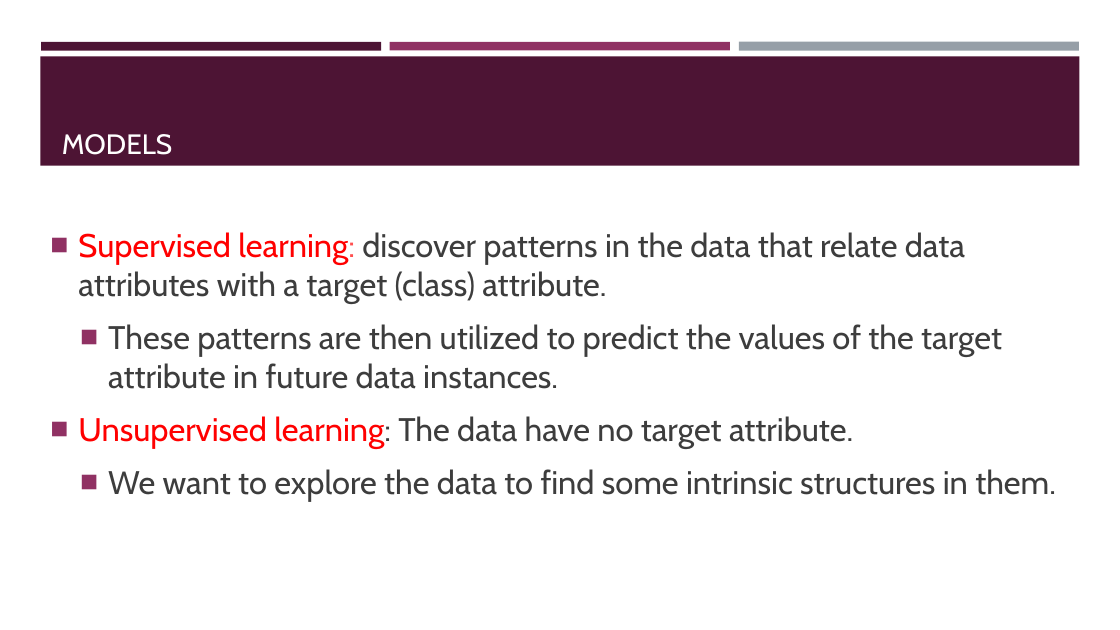
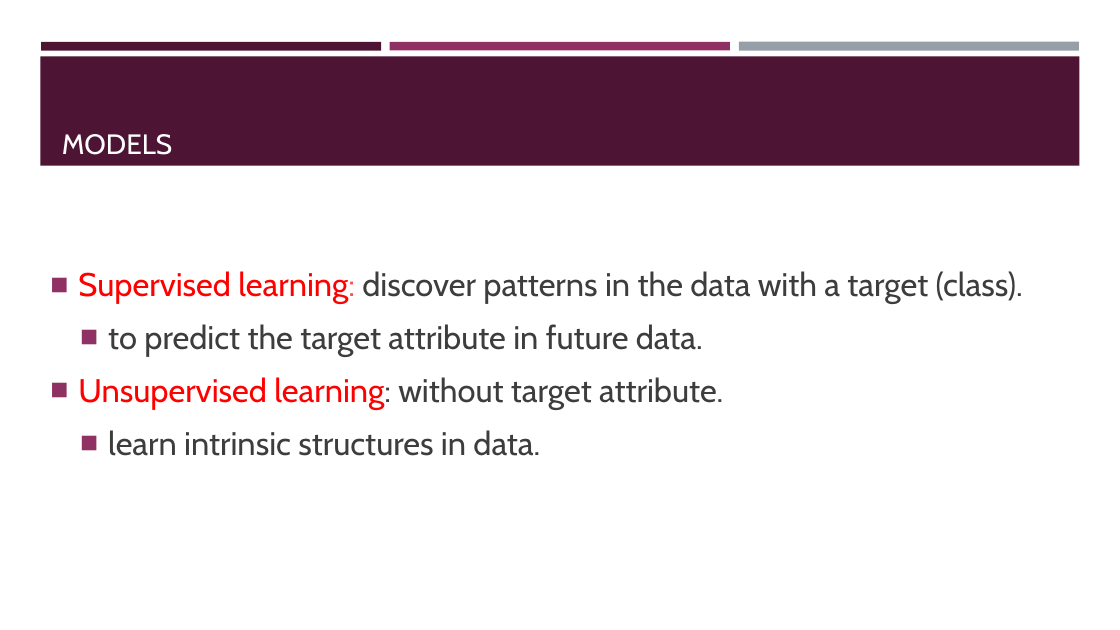
Before and after one commit to BeiyuLinCS/beiyulin.github.io, a slide deck: slide 16 of teach/spring_21/behavior_modeling/week4_multi_disciplinary.pptx. Drawn at 1120x630 pixels with LibreOffice and Linux fonts; fonts in the diff are those of the drawing. Boxes give left, top, right and bottom in pixels: in the first picture for what was removed or moved away, otherwise in the second. Text is boxed around its words. In the diff, an @@ line names an element or a change of style, - is before the commit and + after.

```diff
--- a/teach/spring_21/behavior_modeling/week4_multi_disciplinary.pptx
+++ b/teach/spring_21/behavior_modeling/week4_multi_disciplinary.pptx
@@ text at (x1=78, y1=271, x2=1023, y2=456): text changed @@
-■ Supervised learning: discover patterns in the data that relate data attributes with a target (class) attribute.
-  ■ These patterns are then utilized to predict the values of the target attribute in future data instances.
-■ Unsupervised learning: The data have no target attribute.
-  ■ We want to explore the data to find some intrinsic structures in them.
+■ Supervised learning: discover patterns in the data with a target (class).
+  ■ to predict the target attribute in future data.
+■ Unsupervised learning: without target attribute.
+  ■ learn intrinsic structures in data.
```
Also in this commit, not shown: 3 other slides changed, 1 slide removed, 11 other files.
